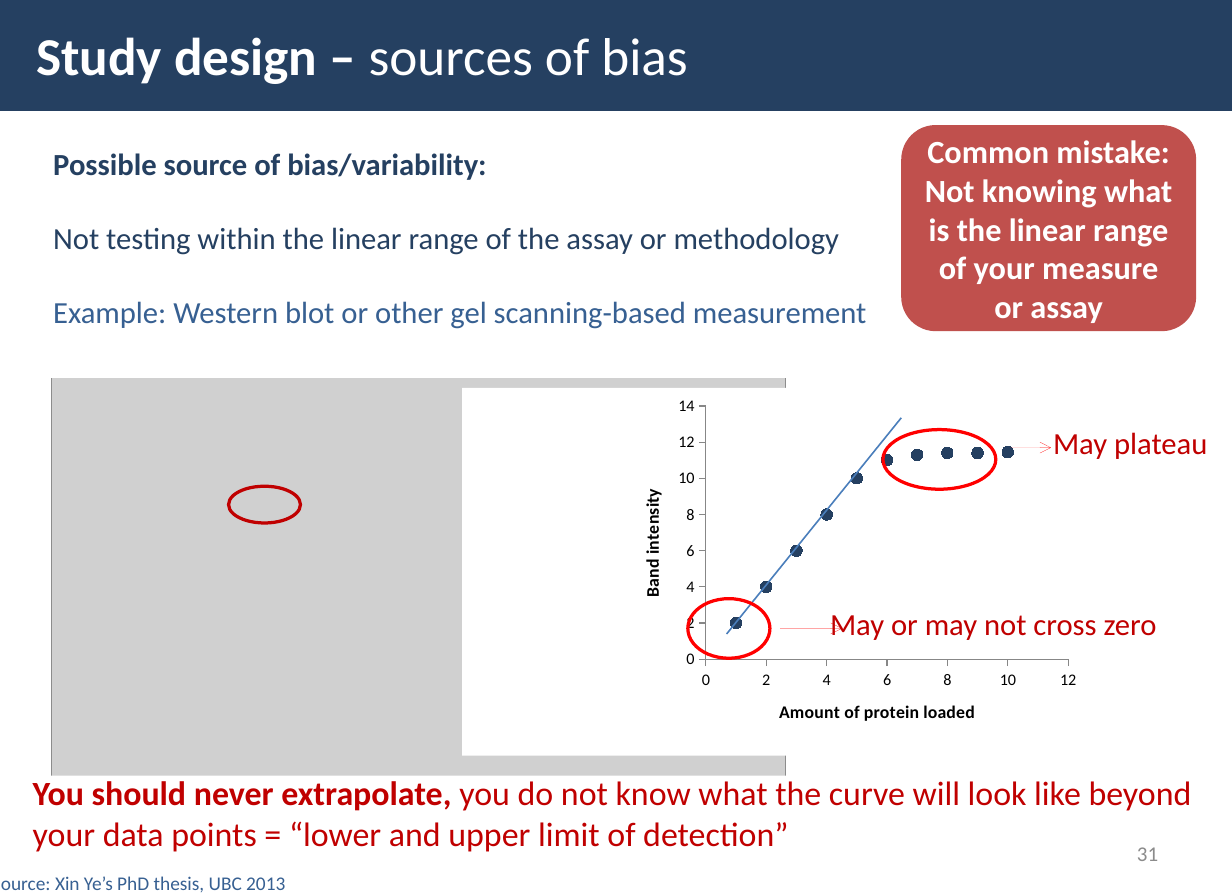
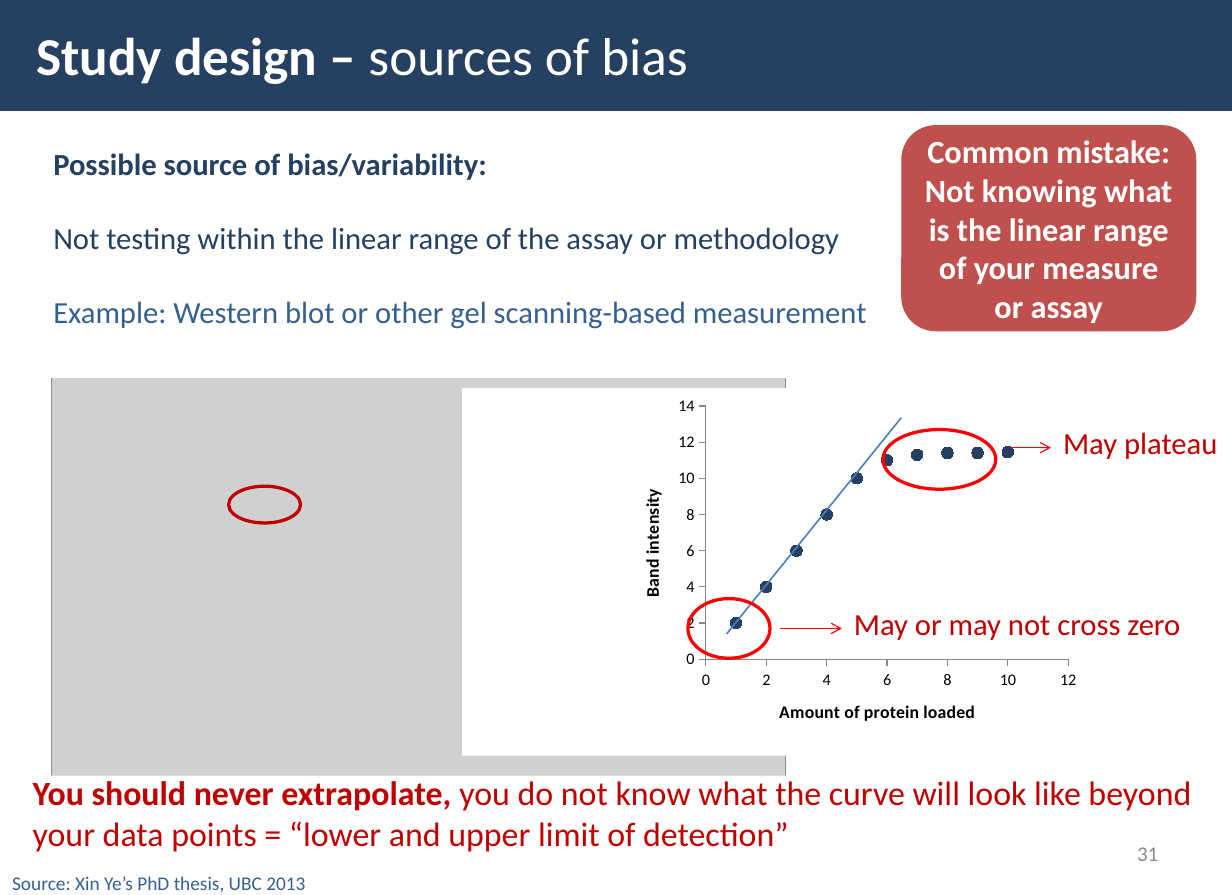
Before and after one commit to UBC-PATH/PATH548L-2026, a slide deck: slide 31 of slides/Module 7 PATH 548L 2026 - study design considerations.pptx. Drawn at 1232x895 pixels with LibreOffice and Linux fonts; fonts in the diff are those of the drawing; grey boxes stand for pictures. Boxes give left, top, right and bottom in pixels: in the first picture for what was removed or moved away, otherwise in the second. Text is boxed around its words. In the diff, an @@ line names an element or a change of style, - is before the commit and + after.

```diff
--- a/slides/Module 7 PATH 548L 2026 - study design considerations.pptx
+++ b/slides/Module 7 PATH 548L 2026 - study design considerations.pptx
@@ scatter chart at [616,389,1086,747] @@
-Series 1: (1, 2), (2, 4), (3, 6), (4, 8), (5, 10), (6, 11), (7, 11.3), (8, 11.4), (9, 11.4), (10, 11.4)
+Series 1: (1, 2), (2, 4), (3, 6), (4, 8), (5, 10), (6, 11), (7, 11.3), (8, 11.4), (9, 11.4), (10, 11.5)
@@ category axis changed @@
@@ value axis changed @@
@@ line (726, 633) - (902, 417): stroke #4A7EBB 1 pt to #4B7EBC 1 pt @@
@@ text "May plateau": place and size @@
-text "May plateau" at [1053,432,1207,459]
+text "May plateau" at [1063,432,1217,459]
@@ text "May or may not cross ...": place and size @@
-text "May or may not cross ..." at [830,615,1157,640]
+text "May or may not cross ..." at [854,615,1180,640]
@@ text "Source: Xin Ye’s PhD thesis, ..." rewrapped from [0,876,285,892] to [12,876,305,893] @@
```
Also in this commit, not shown: 42 other slides changed, 5 other files.
